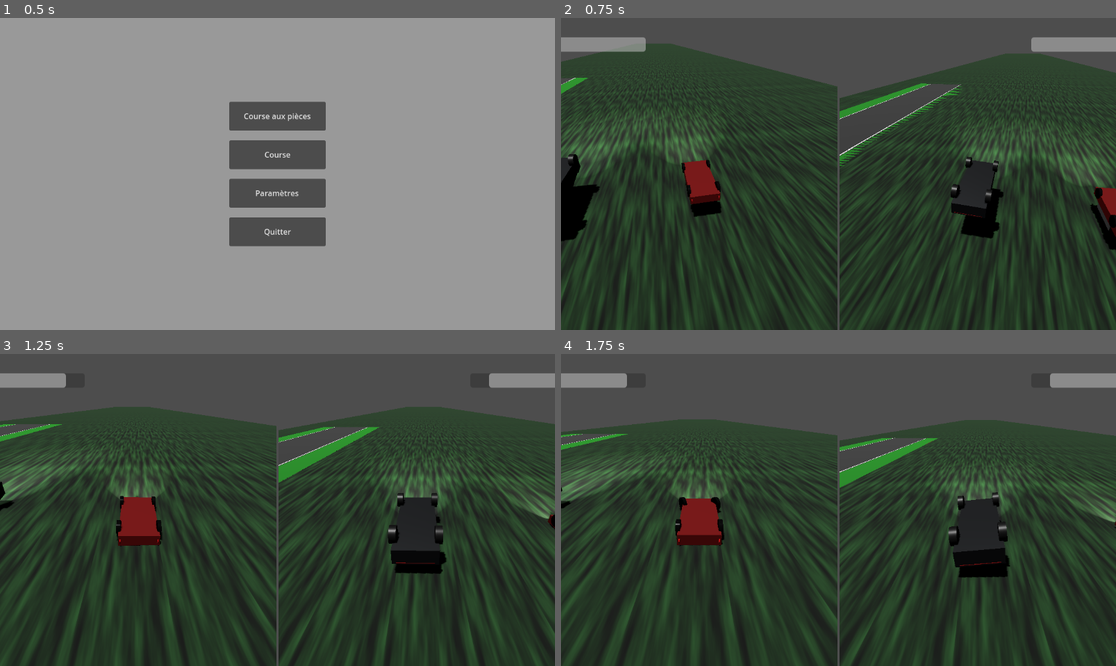
Above: before the commit, frames 1-4 (two rows, left to right).
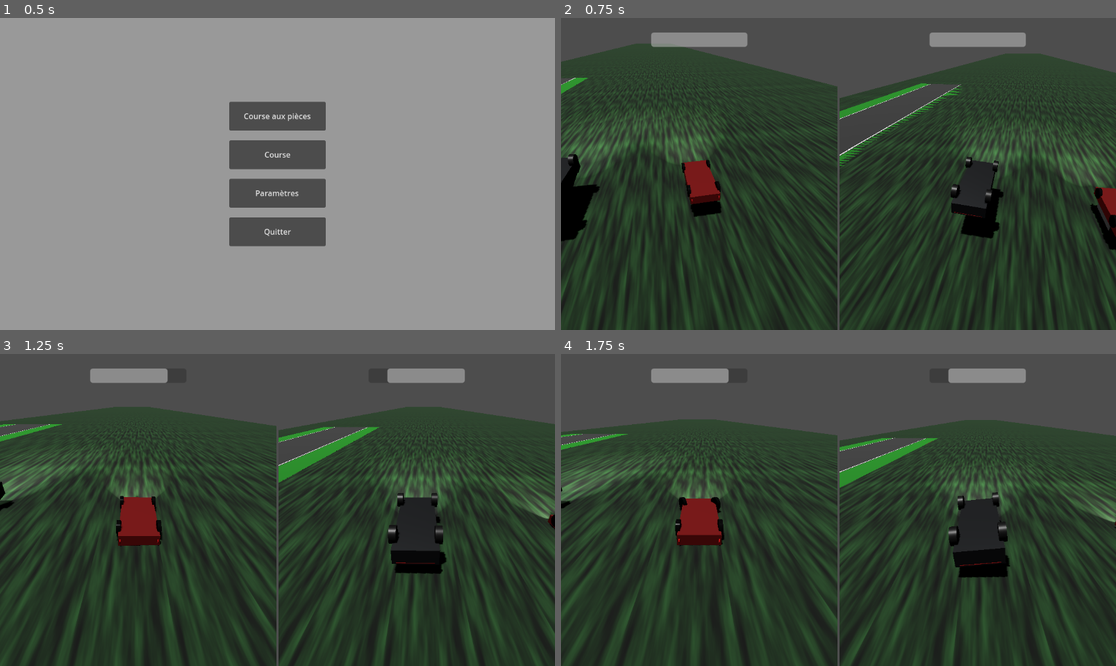
Above: after the commit, the same moments.

Repository: AntoineT01/Cyber-Race
Game: Godot game, scene res://Interface/main_menu.tscn
Same seed, same stepped clock (60 frames per second), same inputs: the game is played once before the commit and once after it.
Inputs:
- Up to frame 1 (0.5 s): no input
- Up to frame 2 (0.75 s): click "Course aux pièces" at 0.5 s
- Up to frame 3 (1.25 s): no input
- Up to frame 4 (1.75 s): tap Enter at 1.25 s; hold D (right_steering_1) from 1.28 s (still down); tap 0 (brake_2) at 1.35 s

Frame 1 is identical in both runs. In frame 2, 3.0% of the frame differs, in the area x 0-100%, y 4-11%; in frame 3, 2.4%; in frame 4, 2.4%.

Commit message:
feat: Progress bars fonctionnels et centrés

Diff:
--- /dev/null
+++ b/Interface/progress_bars.tscn
@@ -0,0 +1,52 @@
+[gd_scene load_steps=2 format=3 uid="uid://c8tp7bv5t4y7i"]
+
+[ext_resource type="Script" path="res://scripts/progress_bars.gd" id="1_xfmlw"]
+
+[node name="ProgressBars" type="Control"]
+layout_mode = 3
+anchors_preset = 15
+anchor_right = 1.0
+anchor_bottom = 1.0
+grow_horizontal = 2
+grow_vertical = 2
+script = ExtResource("1_xfmlw")
+
+[node name="CanvasLayer" type="CanvasLayer" parent="."]
+layer = 3
+offset = Vector2(0, 30)
+transform = Transform2D(1, 0, 0, 1, 0, 30)
+
+[node name="HBoxContainer" type="HBoxContainer" parent="CanvasLayer"]
+layout_direction = 1
+anchors_preset = 10
+anchor_right = 1.0
+offset_bottom = 30.0
+grow_horizontal = 2
+size_flags_horizontal = 6
+size_flags_vertical = 4
+alignment = 1
+
+[node name="VBoxContainer_Player1" type="VBoxContainer" parent="CanvasLayer/HBoxContainer"]
+layout_mode = 2
+size_flags_horizontal = 6
+alignment = 1
+
+[node name="RespawnProgressBarPlayer1" type="ProgressBar" parent="CanvasLayer/HBoxContainer/VBoxContainer_Player1"]
+custom_minimum_size = Vector2(200, 30)
+layout_mode = 2
+max_value = 5.0
+rounded = true
+show_percentage = false
+
+[node name="VBoxContainer_Player2" type="VBoxContainer" parent="CanvasLayer/HBoxContainer"]
+layout_mode = 2
+size_flags_horizontal = 6
+alignment = 1
+
+[node name="RespawnProgressBarPlayer2" type="ProgressBar" parent="CanvasLayer/HBoxContainer/VBoxContainer_Player2"]
+custom_minimum_size = Vector2(200, 30)
+layout_mode = 2
+max_value = 5.0
+rounded = true
+fill_mode = 1
+show_percentage = false
--- a/piece_race.tscn
+++ b/piece_race.tscn
@@ -6,7 +6,7 @@
 [ext_resource type="PackedScene" uid="uid://ds05tvwkfuwrh" path="res://voiture/cybertruck.tscn" id="4_buaph"]
 [ext_resource type="PackedScene" uid="uid://dxwjn6fmudjrc" path="res://map/route droite.tscn" id="5_uf4n7"]
 [ext_resource type="PackedScene" uid="uid://3f713efdenwi" path="res://Interface/pause_menu.tscn" id="6_wx2t4"]
-[ext_resource type="Script" path="res://scripts/progress_bars.gd" id="7_ki04q"]
+[ext_resource type="PackedScene" uid="uid://c8tp7bv5t4y7i" path="res://Interface/progress_bars.tscn" id="7_3rjlx"]
 
 [sub_resource type="BoxShape3D" id="BoxShape3D_1"]
 size = Vector3(100, 1, 1500)
@@ -213,46 +213,8 @@
 [node name="RoadBlock" parent="World/RoadBlock/RoadBlock/RoadBlock/RoadBlock/RoadBlock" instance=ExtResource("5_uf4n7")]
 transform = Transform3D(1, 0, 0, 0, 1, 0, 0, 0, 1, 0.0515709, 0, 19.2454)
 
-[node name="PauseMenu" parent="." instance=ExtResource("6_wx2t4")]
+[node name="ProgressBars" parent="." instance=ExtResource("7_3rjlx")]
 
 [node name="CanvasLayer" type="CanvasLayer" parent="."]
-offset = Vector2(0, 40)
-transform = Transform2D(1, 0, 0, 1, 0, 40)
-script = ExtResource("7_ki04q")
-
-[node name="ProgressBars" type="CenterContainer" parent="CanvasLayer"]
-anchors_preset = 10
-anchor_right = 1.0
-offset_bottom = 30.0
-grow_horizontal = 2
-
-[node name="HBoxContainer" type="HBoxContainer" parent="CanvasLayer/ProgressBars"]
-layout_mode = 2
-theme_override_constants/separation = 800
-alignment = 1
-
-[node name="VBoxContainer_Player1" type="VBoxContainer" parent="CanvasLayer/ProgressBars/HBoxContainer"]
-layout_mode = 2
-size_flags_horizontal = 3
-alignment = 1
-
-[node name="RespawnProgressBarPlayer1" type="ProgressBar" parent="CanvasLayer/ProgressBars/HBoxContainer/VBoxContainer_Player1"]
-custom_minimum_size = Vector2(200, 30)
-layout_mode = 2
-max_value = 5.0
-step = 1.0
-show_percentage = false
-
-[node name="VBoxContainer_Player2" type="VBoxContainer" parent="CanvasLayer/ProgressBars/HBoxContainer"]
-layout_mode = 2
-size_flags_horizontal = 3
-alignment = 1
-
-[node name="RespawnProgressBarPlayer2" type="ProgressBar" parent="CanvasLayer/ProgressBars/HBoxContainer/VBoxContainer_Player2"]
-custom_minimum_size = Vector2(200, 30)
-layout_mode = 2
-max_value = 5.0
-step = 1.0
-rounded = true
-fill_mode = 1
-show_percentage = false
+
+[node name="PauseMenu" parent="CanvasLayer" instance=ExtResource("6_wx2t4")]
--- /dev/null
+++ b/progress_bars.tscn
@@ -0,0 +1,44 @@
+[gd_scene load_steps=2 format=3 uid="uid://dt1vo3tbiaju2"]
+
+[ext_resource type="Script" path="res://scripts/progress_bars.gd" id="1_3p7hq"]
+
+[node name="CanvasLayer" type="CanvasLayer"]
+offset = Vector2(0, 40)
+transform = Transform2D(1, 0, 0, 1, 0, 40)
+script = ExtResource("1_3p7hq")
+
+[node name="HBoxContainer" type="HBoxContainer" parent="."]
+layout_direction = 1
+anchors_preset = 10
+anchor_right = 1.0
+offset_bottom = 30.0
+grow_horizontal = 2
+size_flags_horizontal = 6
+size_flags_vertical = 4
+alignment = 1
+
+[node name="VBoxContainer_Player1" type="VBoxContainer" parent="HBoxContainer"]
+layout_mode = 2
+size_flags_horizontal = 6
+alignment = 1
+
+[node name="RespawnProgressBarPlayer1" type="ProgressBar" parent="HBoxContainer/VBoxContainer_Player1"]
+custom_minimum_size = Vector2(200, 30)
+layout_mode = 2
+max_value = 5.0
+step = 1.0
+show_percentage = false
+
+[node name="VBoxContainer_Player2" type="VBoxContainer" parent="HBoxContainer"]
+layout_mode = 2
+size_flags_horizontal = 6
+alignment = 1
+
+[node name="RespawnProgressBarPlayer2" type="ProgressBar" parent="HBoxContainer/VBoxContainer_Player2"]
+custom_minimum_size = Vector2(200, 30)
+layout_mode = 2
+max_value = 5.0
+step = 1.0
+rounded = true
+fill_mode = 1
+show_percentage = false
--- a/scripts/progress_bars.gd
+++ b/scripts/progress_bars.gd
@@ -1,12 +1,12 @@
-extends CanvasLayer
+extends Control
 
-@onready var respawn_timer_label_player1 = $ProgressBars/HBoxContainer/VBoxContainer_Player1/RespawnProgressBarPlayer1
-@onready var respawn_timer_label_player2 = $ProgressBars/HBoxContainer/VBoxContainer_Player2/RespawnProgressBarPlayer2
+@onready var respawn_timer_label_player1 = $CanvasLayer/HBoxContainer/VBoxContainer_Player1/RespawnProgressBarPlayer1
+@onready var respawn_timer_label_player2 = $CanvasLayer/HBoxContainer/VBoxContainer_Player2/RespawnProgressBarPlayer2
 
 func _ready():
 	# Trouver les nœuds des voitures. Ajustez les chemins selon votre arborescence de scène.
-	var car1 = get_node("../World/Voiture1")  # Remplacez par le chemin réel sans $
-	var car2 = get_node("../World/Voiture2")  # Remplacez par le chemin réel sans $
+	var car1 = get_node("../World/Voiture1")
+	var car2 = get_node("../World/Voiture2")
 
 	if car1:
 		car1.connect("respawn_timer_started", Callable(self, "_on_respawn_timer_started"))
